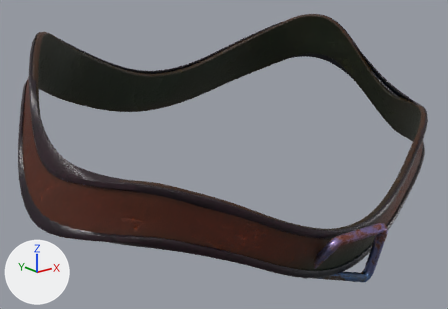
An edit to the glTF model godot/art/gear/out/body_p1/reaver.belt.gltf, drawn before and after from the same camera.
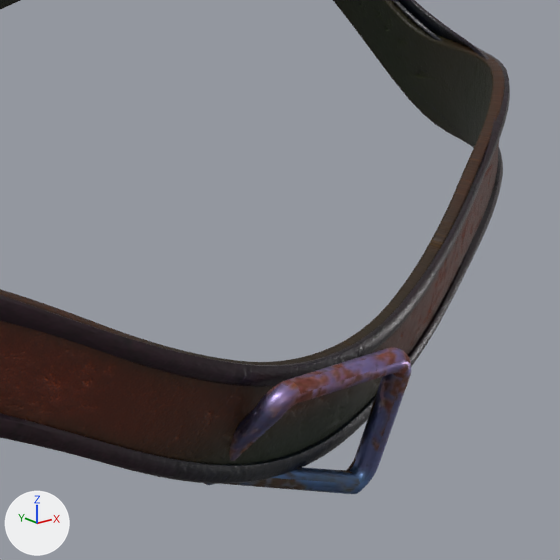
Old and new are each drawn whole from a 50 mm camera at (-0.2928, -0.3574, 1.2315) aimed at (-0.0082, -0.0016, 1.0891) and again close up on the part from 49% to 100% of the width and 27% to 100% of the height. The lights are fixed; the arrows at lower left show +X, +Y and +Z. The older version's two pictures come first. Both versions are drawn at full value of the shape key 'hip_flex135_r' of 'reaver.belt.rust'; the numbers are the values there. Vertices at exactly the same position are counted once.

In view in the first close-up: 'reaver.belt.darkleather', 'reaver.belt.oldleather', 'reaver.belt.rust'.
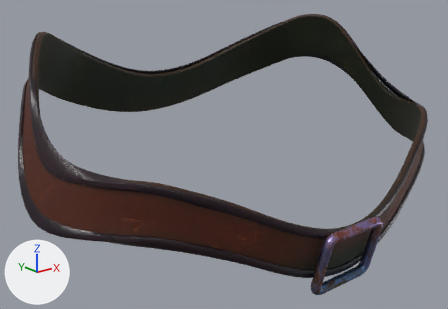
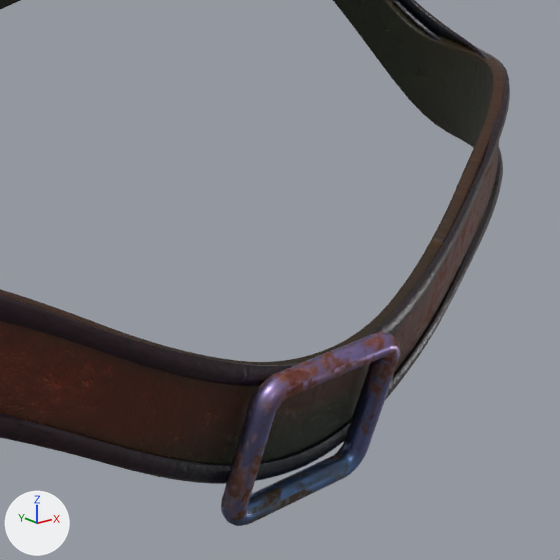
What the commit changed:
me_reaver_belt_rust is used by ob_reaver_belt_rust; location (0.0, 0.0, 0.0).
me_reaver_belt_rust had 372 vertices, 744 faces and spanned x -0.0264..0.0286, y -0.1322..-0.0985, z 1.0204..1.0688.
me_reaver_belt_rust now has 372 vertices, 744 faces and spans x -0.0272..0.0295, y -0.1282..-0.1105, z 1.023..1.0703.
me_reaver_belt_rust part 1: 372 of 372 vertices moved; they spanned x -0.0264..0.0286, y -0.1322..-0.0985, z 1.0204..1.0688 and now span x -0.0272..0.0295, y -0.1282..-0.1105, z 1.023..1.0703; mean shift (0.0, 0.0, 0.0).

Location of each change, (x1, y1, x2, y2) in pixels of the close-ups (560 x 560 px):
'reaver.belt.rust', reshaped (13% narrower, 32% taller)
    before: (204, 347, 411, 494)
    after: (221, 332, 400, 526)
